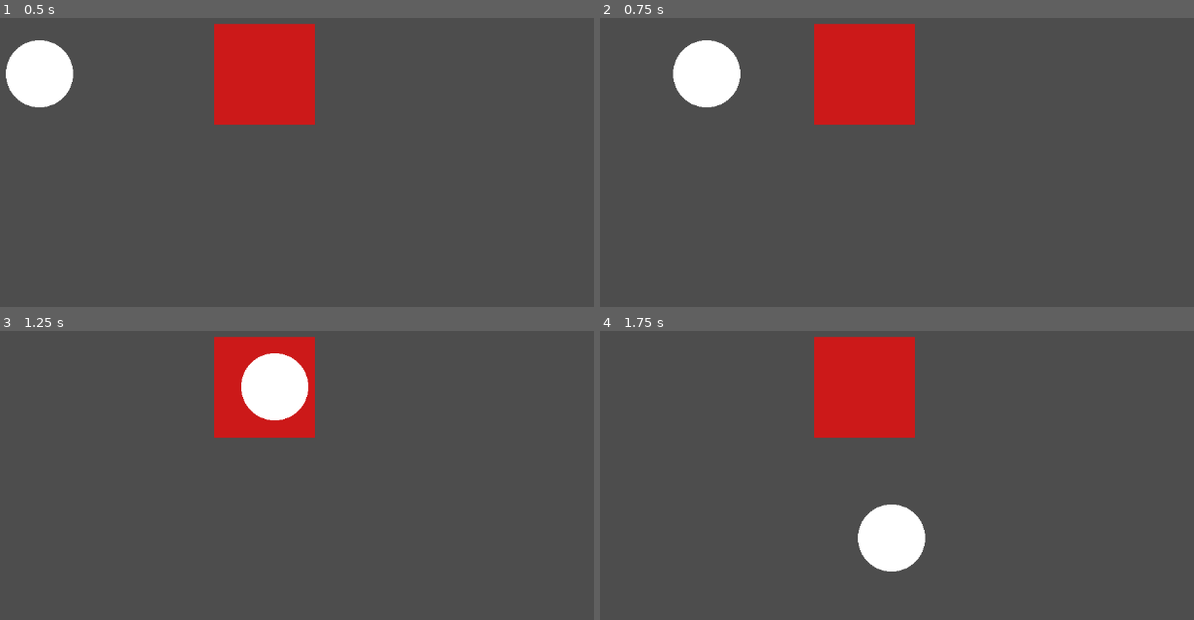
Above: before the commit, frames 1-4 (two rows, left to right).
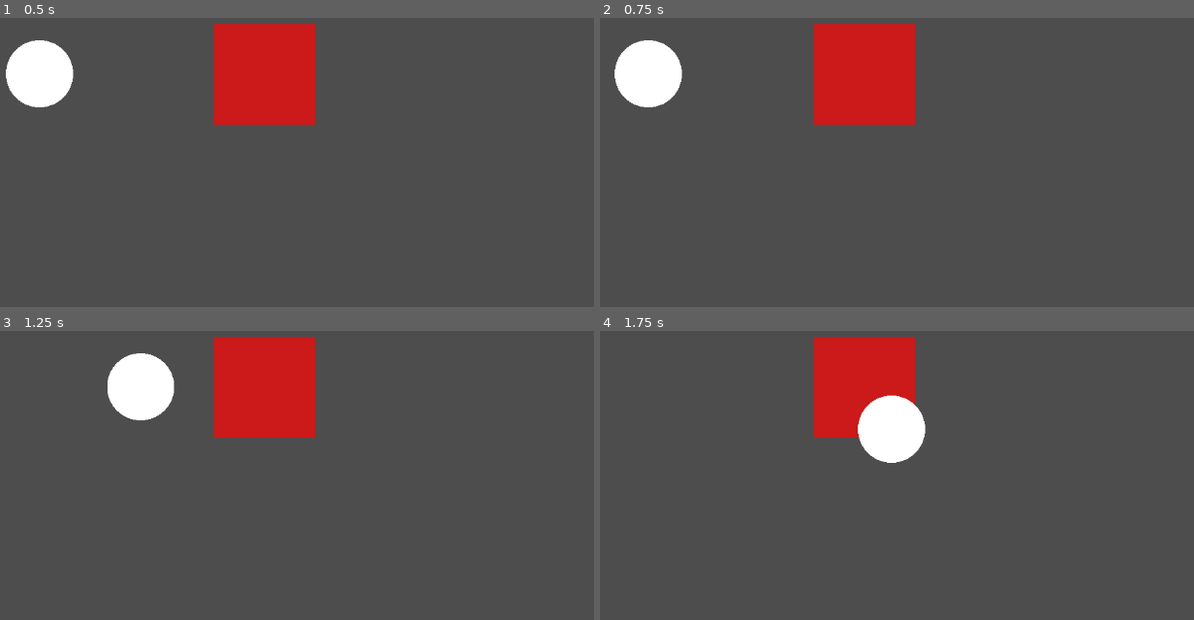
Above: after the commit, the same moments.

Repository: Huikke/Dream
Game: Godot game, scene res://scenes/levels/main.tscn
Two runs of this game, one before a commit and one after it. Both use one fixed random seed, a clock stepped at 60 frames per second and the inputs below.
Inputs:
- Up to frame 1 (0.5 s): no input
- Up to frame 2 (0.75 s): tap Enter at 0.5 s; hold D (right) from 0.53 s (still down)
- Up to frame 3 (1.25 s): keep holding D (right)
- Up to frame 4 (1.75 s): release D (right) at 1.28 s; hold S (down) from 1.28 s (still down)

Frame 1 is identical in both runs. In frame 2, 4.0% of the frame differs, in the area x 2-24%, y 7-31%; in frame 3, 4.2%, in the area x 18-53%, y 7-31%; in frame 4, 4.2%.

Commit message:
changed movement to have acceleration

Diff:
--- a/scenes/player/player.gd
+++ b/scenes/player/player.gd
@@ -1,12 +1,13 @@
 extends CharacterBody2D
 
-var speed = 500
+var speed = 10
 var size = 50
 
 func _process(delta):
 	# Input
 	var direction = Input.get_vector("left", "right", "up", "down")
-	position += direction * speed * delta
+	velocity += direction * speed
+	move_and_slide()
 
 func _draw():
 	draw_circle(Vector2(0,0),size,Color(1,1,1))
